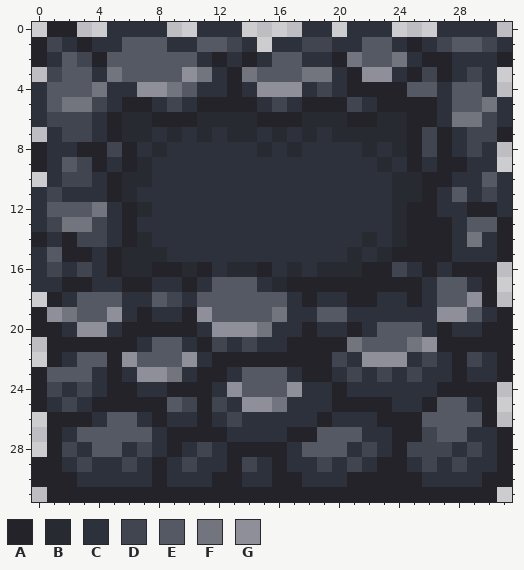
Pixel-art sprite: Resources/Textures/_CP14/Structures/Walls/cave_stone.rsi/full.png. Above: the version before the commit.
The file is 32x32 pixels.
Palette (. is transparent): A #242329  B #282a32  C #2d313c  D #414550  E #555963  F #72747e  G #8e8f98
Pixels before, first column x 0:
 0 .AA..CCCC..CCC....CC.CCC...CCCC.
 1 ADCACCEEECCEEDC.CCDDCCEECACDEEDC
 2 ACEDAEEEEEECACACEECCAFEEFCAACCCA
 3 .DEECFEEEEGFCAFEEEFFCAGGCADACDC.
 4 CEEEFCCGGFECCACGGGCDCAAAAEECEEC.
 5 CEFFDCAACDCAAAACDCAAADCAAAACEEFC
 6 CDDDCABBAAABBBBAAABBBAABBAACFFDC
 7 .CDDCABBCBCBCBBCBCBCBBBBBADACDDA
 8 ACCAADACBCCCCCCBCBCCCCBCBADACDC.
 9 ACEDACABCCCCCCCCCCCCCCCBCACAACC.
10 .CDDCABBCCCCCCCCCCCCCCCCBBAACCEC
11 CDCCCABCCCCCCCCCCCCCCCCCBBACECDC
12 CEEEFCABCCCCCCCCCCCCCCCCBAACCAAC
13 CDFFDCACCCCCCCCCCCCCCCCCBAAACEEA
14 ACADDCABCCCCCCCCCCCCCCBCBAAACFCA
15 CEAACABBBCCCCCCCCCCCCBCBAAAACCCA
16 CDCDCABBAABACBBACBCBBBAADCACAAA.
17 CCAACCAACCACEEECBAAAAAAAAACEECA.
18 .ACEEECCEDCEEEEEECACCAACCACEEGA.
19 AGFEEGCACCAGEEEEFCCEECCCCCCGGECA
20 AACGGCAAAAACGGGFCCACCACEEECACCAA
21 .AAAAAACEECADCDCCAAAAFEEEFGAAAAA
22 .ACEEAGEEEGCAAAAAAAADCGGGCDCADCA
23 AEEECACGGFCAACEEECAACDCDCDCCACCA
24 ADCDCAACCAAACGEEEGCCACCCCCCAAAA.
25 ACDCAAAAAEDADCGGFCCCAAAACCAEECA.
26 .AAACEECACCACDCCCCCACCCAAAEEEEA.
27 .ACEEEEECAAAACCCCAAEEECCAADEECCA
28 .ADCEECDCACDCAAAACEEECDCADDDCDCA
29 AACDCCDCACDCCADCACCDCDCAACDCDCCA
30 AAACCCCCACCCAACCAACCCAAAAACCCCAA
31 .AAAAAAAAAAAAAAAAAAAAAAAAAAAAAA.
After the commit:
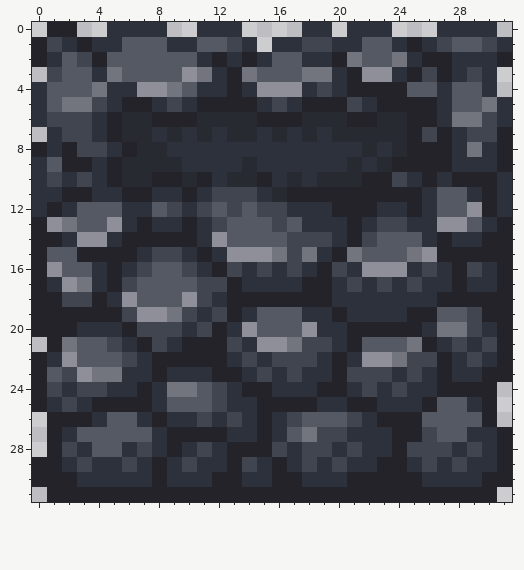
Difference:
Changed rows in their new state; - is an unchanged pixel.
first column x 0:
 8 --ADDC-B-------C-C--------A--F-A
 9 CEAACAB-BB----B------B--A-A-C--A
10 CDC-----AABA-BBA-B-BBBAADC-CAAA-
11 -CAA-CAA--A-DDD-BAAAAAAAAACE--A-
12 -AC-EECCED-DEDEDD---AAA-C-CEEG--
13 AG-EEGCA--A-DEEEDE---A-DDCCGG-C-
14 -ACGG--AAAA-GEEEEDDD-ADEEEC--CA-
15 A-E-A-ACDD-A-GGGFDF-AFEEEFG-AAA-
16 AGEE--CDEEDCADCD-D-ADCGGG-D--DCA
17 A-GF-ADEEEEDDAC-CC--CDCDCD-CA-CA
18 A-DDACGE-EGDCAAAAA-A-CC--C-AAA-A
19 -AAAAADGGFDCDAC-EE-CA----AAEEDA-
20 --ACC--DDDCDAC-EEEG---AAAA-FFDC-
21 --FEEDCADCA-ADCGGFDDCA----ACDCD-
22 ACG--EDCAAAA-CDCDDDCA---FD-AC---
23 --DGFF-CAC-C-ACDCDCCA-D----AC-A-
24 ----DCCA-FFEDCAACC-A--D-D-------
25 --------C-EE--CAAAA-C--C--------
26 -----------D---A-DEEED----------
27 ---------------A-EFDDC----------
28 ----------------D-DDCDC---------
29 ------------------DCDC----------
